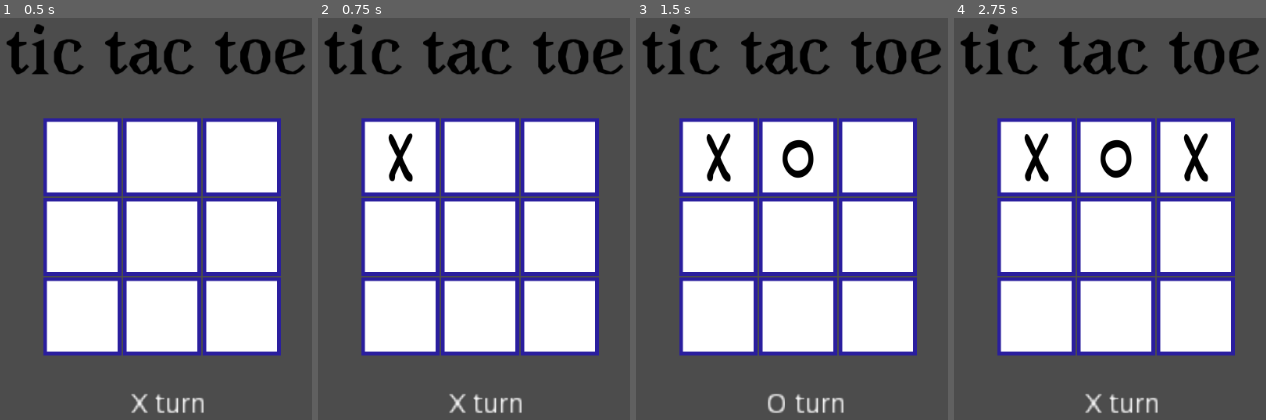
Above: before the commit, frames 1-4 (left to right).
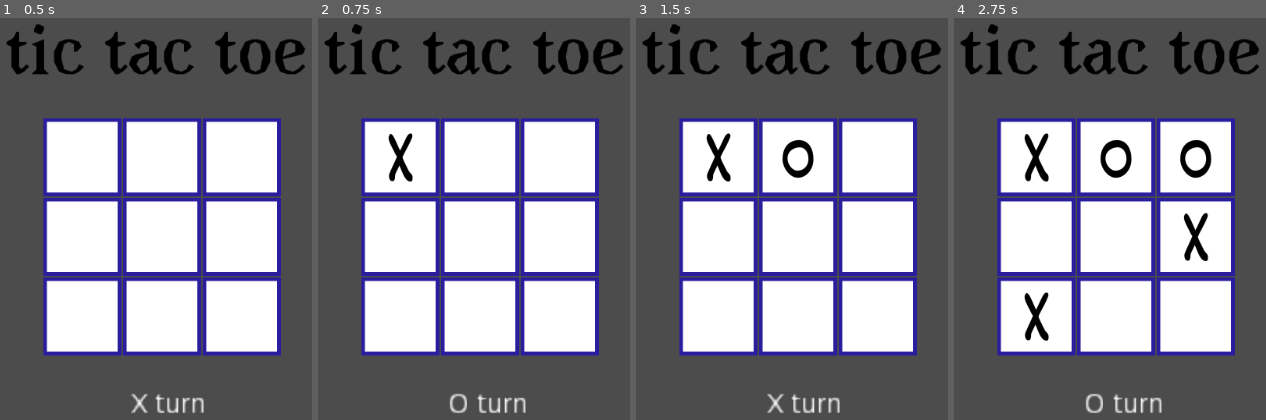
Above: after the commit, the same moments.

Repository: containedx/tic-tac-toe-AI
Game: Godot game, scene res://main_scene/game_scene.tscn
The game is run twice, just before and just after one commit, with the same random seed, the same clock (stepped at 60 frames per second) and the same inputs. The project has no main scene, so this scene is started directly.
Inputs (mouse positions are in pixels of both pictures, inside the frame that each line leads up to):
- Up to frame 1 (0.5 s): no input
- Up to frame 2 (0.75 s): click (399, 158) at 0.52 s
- Up to frame 3 (1.5 s): click (798, 158) at 1.27 s
- Up to frame 4 (2.75 s): click (1197, 158) at 2.02 s

Frame 1 is identical in both runs. In frame 2, 0.7% of the frame differs, in the area x 41-67%, y 93-99%; in frame 3, 0.7%; in frame 4, 2.4%, in the area x 22-83%, y 28-99%.

Commit message:
opponent with random choice

Diff:
--- a/tic_tac_toe_ai/main_scene/board_piece.gd
+++ b/tic_tac_toe_ai/main_scene/board_piece.gd
@@ -5,9 +5,10 @@
 
 func _on_button_pressed_up() -> void:
 	status = GameConfig.current
+	print("PRESSED ", status)
 	var current_texture = GameConfig.get_current_texture()
 	change_texture(current_texture)
-	$button.visible = false
+	make_not_interactive()
 	get_parent().get_parent().get_parent().move()
 
 
@@ -19,3 +20,7 @@
 	status = -1
 	change_texture("res://assets/blank.png")
 	$button.visible = true
+
+
+func make_not_interactive() -> void:
+	$button.visible = false
--- /dev/null
+++ b/tic_tac_toe_ai/main_scene/computer_player.gd
@@ -0,0 +1,22 @@
+extends Control
+
+
+func make_move(board : Array) -> void:
+	yield(get_tree().create_timer(1.0), "timeout")
+	print("computer is making move")
+
+	var blank_pieces : Array = []
+	for row in board:
+		for r in row:
+			if r.status == -1:
+				blank_pieces.append(r)
+
+	if !blank_pieces :
+		return
+
+	#pick random for now
+	var rng = RandomNumberGenerator.new()
+	var random_number = rng.randf_range(0, blank_pieces.size() - 1)
+	var random_choice = blank_pieces[random_number]
+	print("random ", random_number, random_choice)
+	random_choice._on_button_pressed_up()
--- a/tic_tac_toe_ai/main_scene/game_controller.gd
+++ b/tic_tac_toe_ai/main_scene/game_controller.gd
@@ -4,16 +4,18 @@
 
 var moves = 0
 
+var game_over : bool = false
+
 func _ready() -> void:
 	_on_restart()
 	_initiate_board()
 
 func reset() -> void:
-	moves = 0
 	$result.visible = true
 	for row in board :
 		for piece in row :
-			piece.reset()
+			piece.make_not_interactive()
+
 
 func _initiate_board() -> void:
 	var rows = $board.get_children()
@@ -23,17 +25,20 @@
 
 
 func move() -> void:
+	if game_over:
+		return
 	moves += 1
 	var result = check_win()
-	print(result)
 	update_label(result)
-	GameConfig.move()
+	if GameConfig.current == false : # if O
+		computer_turn()
 
+func computer_turn() -> void:
+	$computer.make_move(board)
 
 func check_win() -> bool:
 	var result = false
 	#check rows
-	print(board)
 	for row in board:
 		if row[0].status > -1 :
 			if row[0].status == row[1].status && row[1].status == row[2].status:
@@ -42,12 +47,12 @@
 	#check columns
 	for i in range(3):
 		var temp = board[0][i].status
-		if temp != -1:
+		if temp > -1:
 			if board[1][i].status == temp && board[2][i].status == temp:
 				result = true
 
 	#check diagonal
-	if board[1][1].status != -1:
+	if board[1][1].status > -1:
 		if board[0][0].status == board[1][1].status && board[2][2].status == board[1][1].status:
 			result = true
 		if board[0][2].status == board[1][1].status && board[1][1].status == board[2][0].status:
@@ -61,8 +66,10 @@
 	match result :
 		false :
 			word = "turn"
+			GameConfig.move()
 		true :
 			word = "WON!!"
+			game_over = true
 			reset()
 
 	match GameConfig.current :
@@ -78,3 +85,10 @@
 
 func _on_restart() -> void:
 	$result.visible = false
+	for row in board :
+		for piece in row :
+			piece.reset()
+	game_over = false
+	moves = 0
+	GameConfig.current = 0
+	update_label(false)
--- a/tic_tac_toe_ai/main_scene/game_scene.tscn
+++ b/tic_tac_toe_ai/main_scene/game_scene.tscn
@@ -1,8 +1,9 @@
-[gd_scene load_steps=4 format=2]
+[gd_scene load_steps=5 format=2]
 
 [ext_resource path="res://main_scene/game_controller.gd" type="Script" id=1]
 [ext_resource path="res://assets/label.png" type="Texture" id=2]
 [ext_resource path="res://main_scene/board_piece.tscn" type="PackedScene" id=3]
+[ext_resource path="res://main_scene/computer_player.gd" type="Script" id=4]
 
 [node name="game_scene" type="Control"]
 anchor_right = 1.0
@@ -122,10 +123,15 @@
 visible = false
 anchor_right = 1.0
 anchor_bottom = 1.0
-margin_left = 310.0
-margin_top = 151.0
-margin_right = -263.0
-margin_bottom = -122.0
+margin_left = 724.0
+margin_top = 264.0
+margin_right = -61.0
+margin_bottom = -245.0
 text = "RESTART"
 
+[node name="computer" type="Control" parent="."]
+margin_right = 40.0
+margin_bottom = 40.0
+script = ExtResource( 4 )
+
 [connection signal="button_down" from="result" to="." method="_on_restart"]
